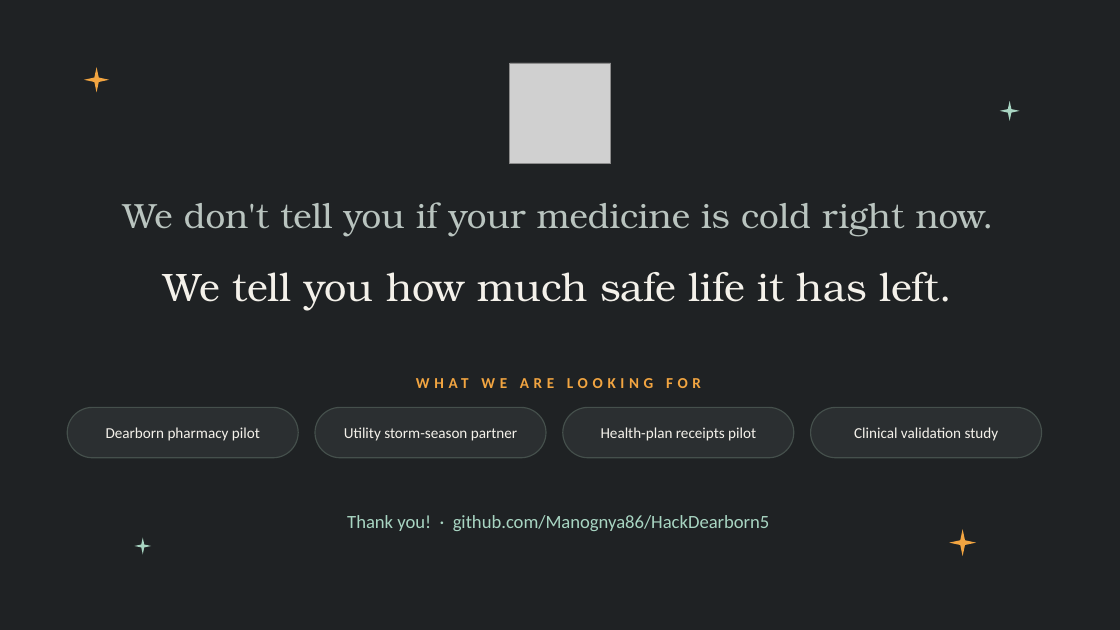
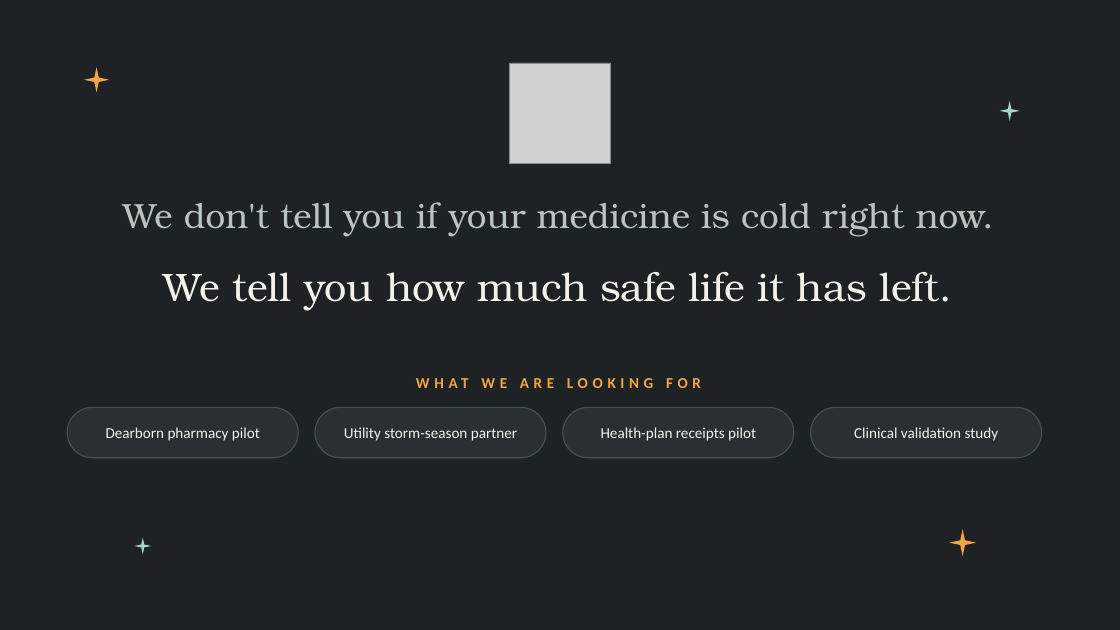
Before and after one commit to Manognya86/HackDearborn5, a slide deck: slide 13 of presentation/LIFELOG_HackDearborn5.pptx. Drawn at 1120x630 pixels with LibreOffice and Linux fonts; fonts in the diff are those of the drawing; grey boxes stand for pictures. Boxes give left, top, right and bottom in pixels: in the first picture for what was removed or moved away, otherwise in the second. Text is boxed around its words. In the diff, an @@ line names an element or a change of style, - is before the commit and + after.

```diff
--- a/presentation/LIFELOG_HackDearborn5.pptx
+++ b/presentation/LIFELOG_HackDearborn5.pptx
@@ text removed at bbox=[347, 515, 770, 531] @@
-Thank you! · github.com/Manognya86/HackDearborn5
```
Also in this commit, not shown: 15 other slides changed, 2 slides added, 1 slide removed.
